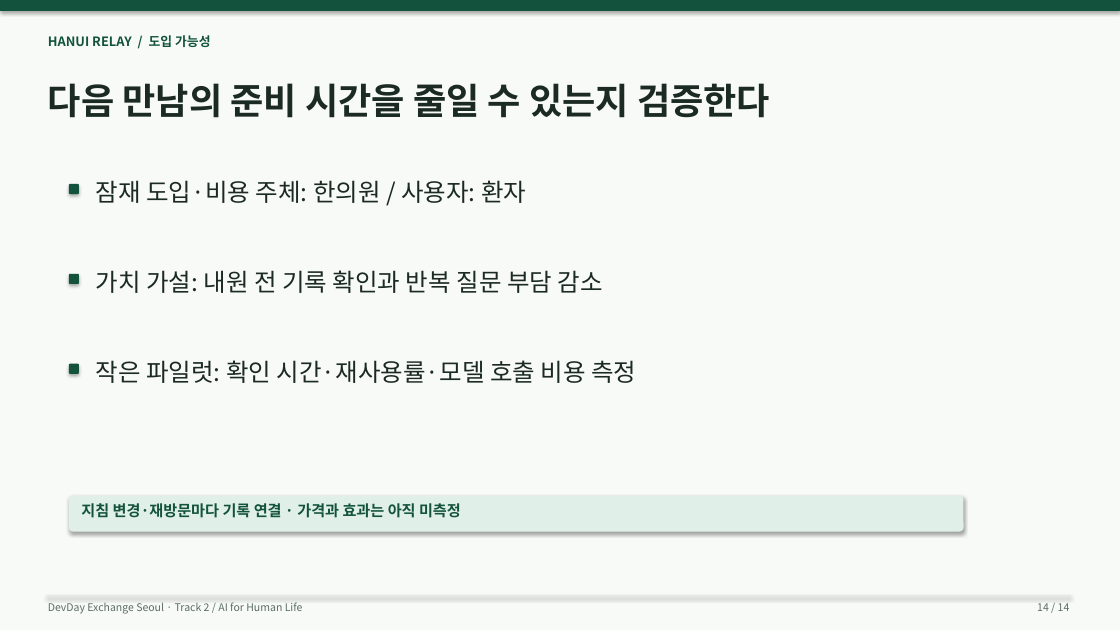
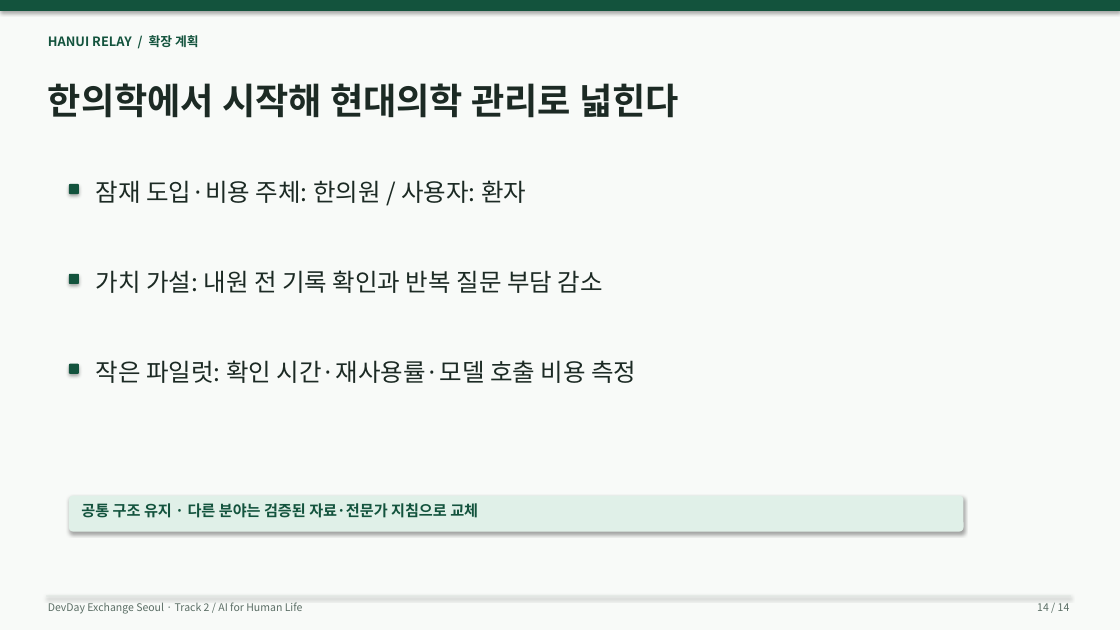
Before and after one commit to wlsalswo14/devday-hanui-relay, a slide deck: slide 14 of presentations/Hanui-Relay-10min.pptx. Drawn at 1120x630 pixels with LibreOffice and Linux fonts; fonts in the diff are those of the drawing. Boxes give left, top, right and bottom in pixels: in the first picture for what was removed or moved away, otherwise in the second. Text is boxed around its words. In the diff, an @@ line names an element or a change of style, - is before the commit and + after.

```diff
--- a/presentations/Hanui-Relay-10min.pptx
+++ b/presentations/Hanui-Relay-10min.pptx
@@ text at (x1=48, y1=35, x2=199, y2=47): text changed @@
-HANUI RELAY / 도입 가능성
+HANUI RELAY / 확장 계획
@@ text at (x1=48, y1=83, x2=679, y2=118): text changed @@
-다음 만남의 준비 시간을 줄일 수 있는지 검증한다
+한의학에서 시작해 현대의학 관리로 넓힌다
@@ text at (x1=81, y1=503, x2=478, y2=518): text changed @@
-지침 변경·재방문마다 기록 연결 · 가격과 효과는 아직 미측정
+공통 구조 유지 · 다른 분야는 검증된 자료·전문가 지침으로 교체
```
Also in this commit, not shown: 10 other slides changed, 15 other files.
